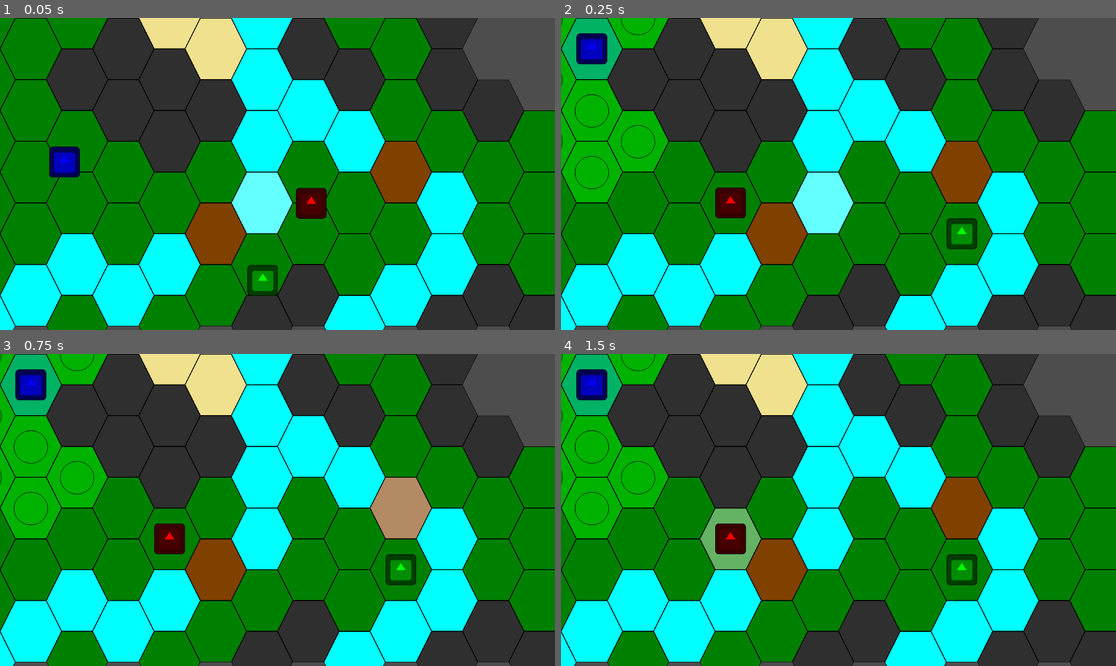
Above: before the commit, frames 1-4 (two rows, left to right).
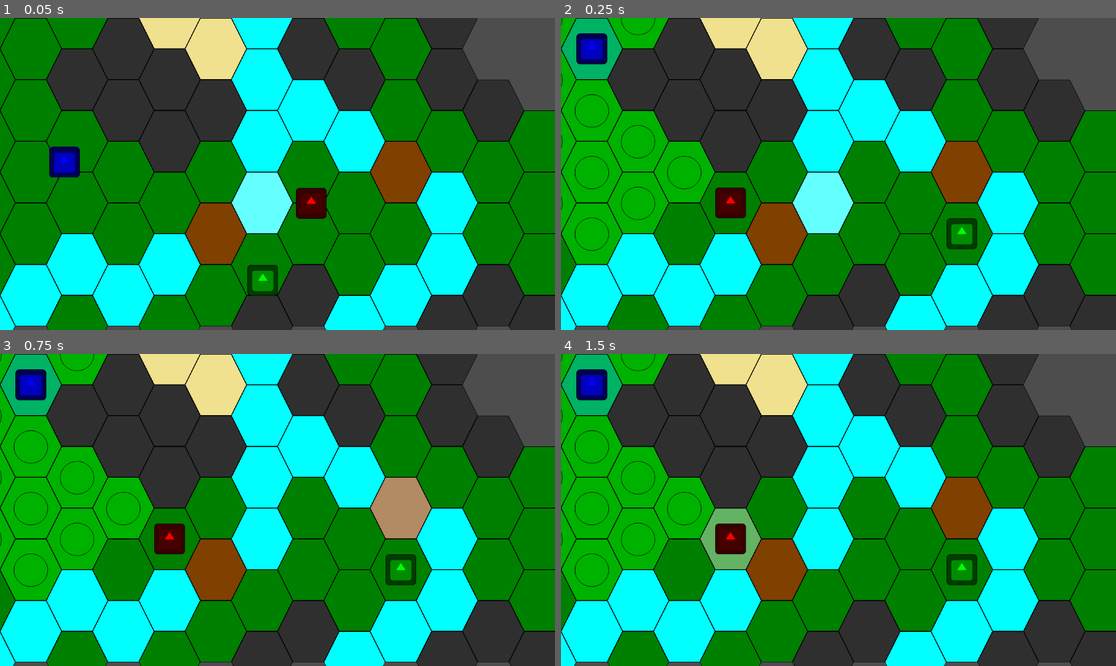
Above: after the commit, the same moments.

Repository: AidasLit/Hex-game-uni
Game: Godot game, scene res://main_scenes/combat_scene.tscn
Two runs of this game, one before a commit and one after it. Both use one fixed random seed, a clock stepped at 60 frames per second and the inputs below. The engine's default icon, where the game draws it, is replaced by a stand-in: a white triangle on a blue panel in a dark square.
Inputs (mouse positions are in pixels of both pictures, inside the frame that each line leads up to):
- Up to frame 1 (0.05 s): no input
- Up to frame 2 (0.25 s): no input
- Up to frame 3 (0.75 s): tap Enter at 0.5 s; move the mouse to (399, 494) at 0.52 s; click (399, 494) at 0.67 s
- Up to frame 4 (1.5 s): tap Space at 1.25 s; move the mouse to (727, 525) at 1.27 s; click (727, 525) at 1.42 s

Frame 1 is identical in both runs. In frame 2, 5.0% of the frame differs, in the area x 0-28%, y 39-79%; in frame 3, 5.0%; in frame 4, 5.0%.

Commit message:
made movement free until exhausted

Diff:
--- a/main_scenes/combat_scene.gd
+++ b/main_scenes/combat_scene.gd
@@ -52,6 +52,7 @@
 
 	action_lock = true
 	var path = grid_system.get_navigation_path(active_unit.global_position, move_to)
+	path.pop_front()
 
 	grid_system.set_unit_on_tile(active_unit.global_position, false)
 	active_unit.travel_path(path)
@@ -59,12 +60,21 @@
 	await active_unit.done_moving
 	grid_system.set_unit_on_tile(active_unit.global_position, true)
 
-	turn_done()
+	if path.size() < active_unit.movement_range:
+		active_unit.movement_range -= path.size()
+		turn_done(true)
+	else:
+		turn_done(false)
 
 	action_lock = false
 
-func turn_done() -> void:
-	action_queue.push_back(active_unit)
-	active_unit = action_queue.pop_front()
+func turn_done(to_continue : bool) -> void:
+	if to_continue:
+		pass
+	else:
+		active_unit.turn_reset()
+
+		action_queue.push_back(active_unit)
+		active_unit = action_queue.pop_front()
 
 	grid_system.set_availability(active_unit)
--- a/main_scenes/combat_scene.tscn
+++ b/main_scenes/combat_scene.tscn
@@ -34,26 +34,20 @@
 metadata/_edit_lock_ = true
 metadata/_edit_group_ = true
 
-[node name="solider" parent="units" node_paths=PackedStringArray("tilemap_layer", "grid_system") instance=ExtResource("5_7rlxc")]
+[node name="solider" parent="units" instance=ExtResource("5_7rlxc")]
 modulate = Color(0, 0, 1, 1)
 position = Vector2(157, 378)
-tilemap_layer = NodePath("../../grid-system/base-layer")
-grid_system = NodePath("../../grid-system")
 my_name = "blue"
-movement_range = 2
+max_range = 3
 
-[node name="solider2" parent="units" node_paths=PackedStringArray("tilemap_layer", "grid_system") instance=ExtResource("5_7rlxc")]
+[node name="solider2" parent="units" instance=ExtResource("5_7rlxc")]
 modulate = Color(1, 0, 0, 1)
 position = Vector2(744, 385)
-tilemap_layer = NodePath("../../grid-system/base-layer")
-grid_system = NodePath("../../grid-system")
 my_name = "red"
-movement_range = 2
+max_range = 3
 
-[node name="solider3" parent="units" node_paths=PackedStringArray("tilemap_layer", "grid_system") instance=ExtResource("5_7rlxc")]
+[node name="solider3" parent="units" instance=ExtResource("5_7rlxc")]
 modulate = Color(0, 1, 0, 1)
 position = Vector2(450, 577)
-tilemap_layer = NodePath("../../grid-system/base-layer")
-grid_system = NodePath("../../grid-system")
 my_name = "green"
-movement_range = 2
+max_range = 3
--- a/units/unit_test.gd
+++ b/units/unit_test.gd
@@ -1,18 +1,17 @@
 extends CharacterBody2D
 class_name PlayableUnit
 
-@export var tilemap_layer: TileMapLayer
-@export var grid_system: GridNavigationSystem
 # temporary variable for debugging
 @export var my_name: String
-@export var movement_range: int
+@export var max_range: int
 
 signal done_moving
 
+var movement_range : int
 var unit_owner : Globals.UnitOwner
 
 func _ready() -> void:
-	pass
+	turn_reset()
 
 func travel_path(path : Array[Vector2]):
 	for next_step : Vector2 in path:
@@ -31,3 +30,6 @@
 	await tween.finished
 
 	done_moving.emit()
+
+func turn_reset() -> void:
+	movement_range = max_range
